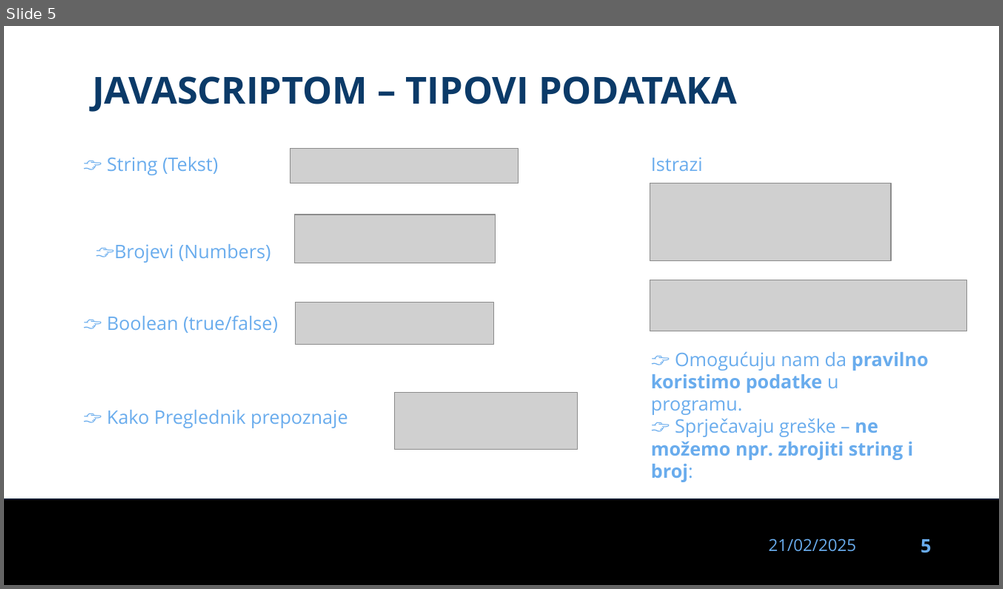
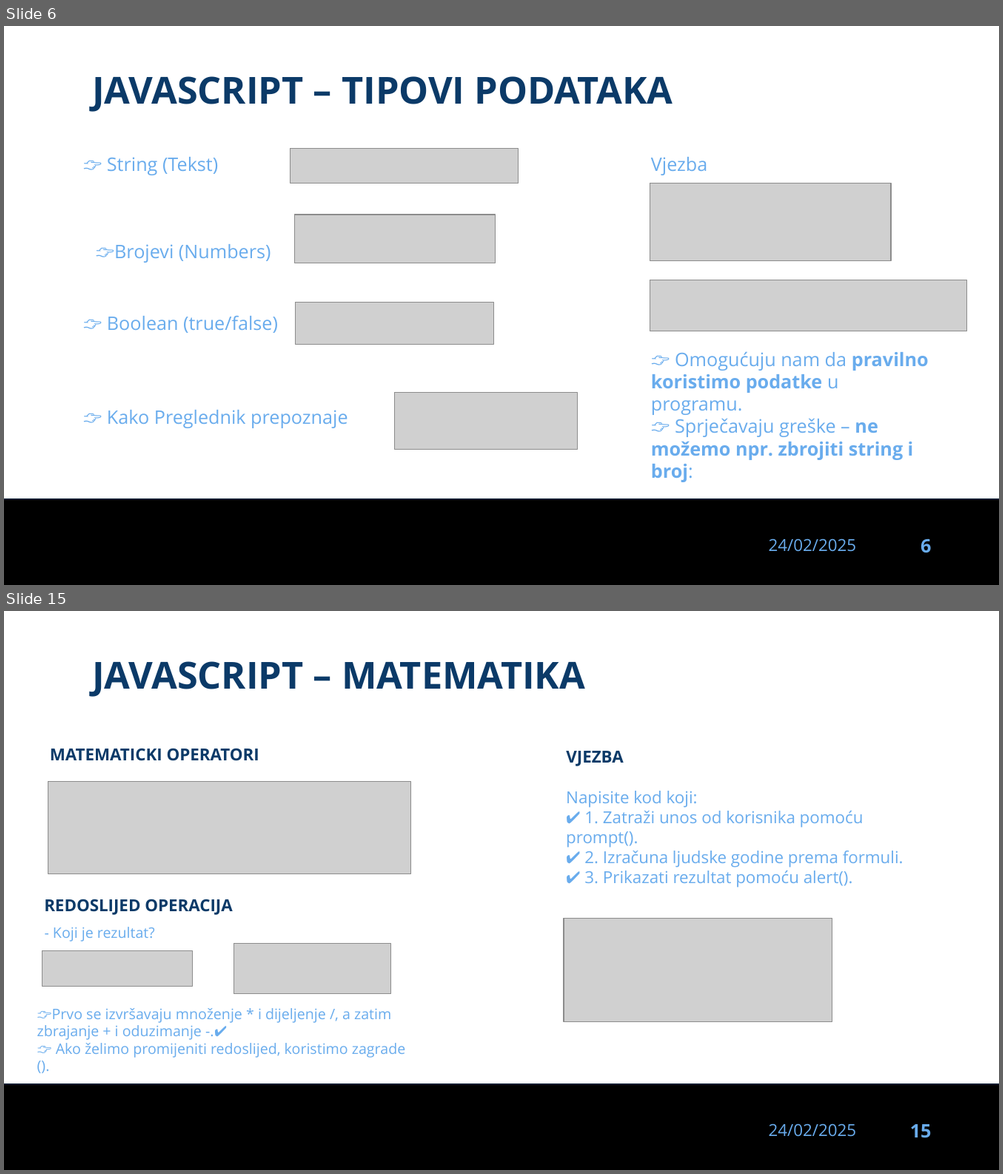
Before and after one commit to dinoDuvnjak/CTK, a slide deck: Bootcamp/javascript-uvod/javascript-uvod.pptx. Shown one above the other, each under a label of ours: slide 5 before the commit, slides 6 and 15 after it; the slides between them are not shown. The pictures are 1003x589 and 1003x1174 pixels, drawn with LibreOffice and Linux fonts; fonts in the diff are those of the drawing; grey boxes stand for pictures; background and template pictures are left out. Boxes give left, top, right and bottom in pixels: in the first picture for what was removed or moved away, otherwise in the second. Text is boxed around its words. In the diff, an @@ line names an element or a change of style, - is before the commit and + after.

Commit message:
Javascript gotov

```diff
--- a/Bootcamp/javascript-uvod/javascript-uvod.pptx
+++ b/Bootcamp/javascript-uvod/javascript-uvod.pptx
@@ slide 15 added at (4,611,999,1170), background #FFFFFF; not listed: 3 template elements that a slide beside it also shows @@
@@ text added at (92,661,585,697), 36 pt, text #0B3A68, bold @@
+JAVASCRIPT – MATEMATIKA
@@ text added at (50,748,259,761), 16 pt, text #0B3A68, bold @@
+MATEMATICKI OPERATORI
@@ title added at (566,751,623,766), 16 pt, text #0B3A68, bold @@
+VJEZBA
@@ picture added at (48,782,410,874) @@
@@ text added at (566,791,903,887), 16 pt, text #69ACED @@
+Napisite kod koji:
+✔ 1. Zatraži unos od korisnika pomoću prompt().
+✔ 2. Izračuna ljudske godine prema formuli.
+✔ 3. Prikazati rezultat pomoću alert().
@@ text added at (44,899,232,915), 16 pt, text #0B3A68, bold @@
+REDOSLIJED OPERACIJA
@@ picture added at (563,918,832,1022) @@
@@ text added at (53,927,155,942), 14 pt, text #69ACED @@
+- Koji je rezultat?
@@ picture added at (42,951,192,987) @@
@@ picture added at (234,944,390,994) @@
@@ text added at (37,1008,405,1058), 14 pt, text #69ACED @@
+👉Prvo se izvršavaju množenje * i dijeljenje /, a zatim zbrajanje + i oduzimanje -.✔
+👉 Ako želimo promijeniti redoslijed, koristimo zagrade ().
@@ what was slide 5 is now slide 6 @@
@@ slide 6 changed as well @@
@@ text at (92,76,673,112): text changed @@
-JAVASCRIPTOM – TIPOVI PODATAKA
+JAVASCRIPT – TIPOVI PODATAKA
@@ text at (651,157,707,175): text changed @@
-Istrazi
+Vjezba
@@ text at (768,539,856,552): text changed @@
-21/02/2025
+24/02/2025
@@ page number at (920,540,930,554): text changed @@
-5
+6
```
Also in this commit, not shown: 3 other slides changed, 30 other slides added, 39 slides removed, 6 other files.
